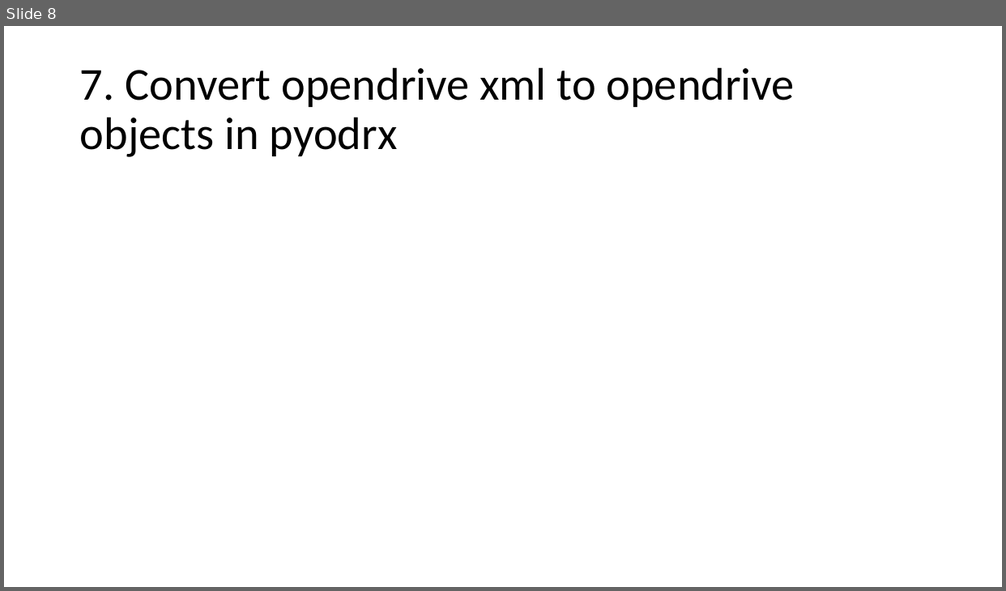
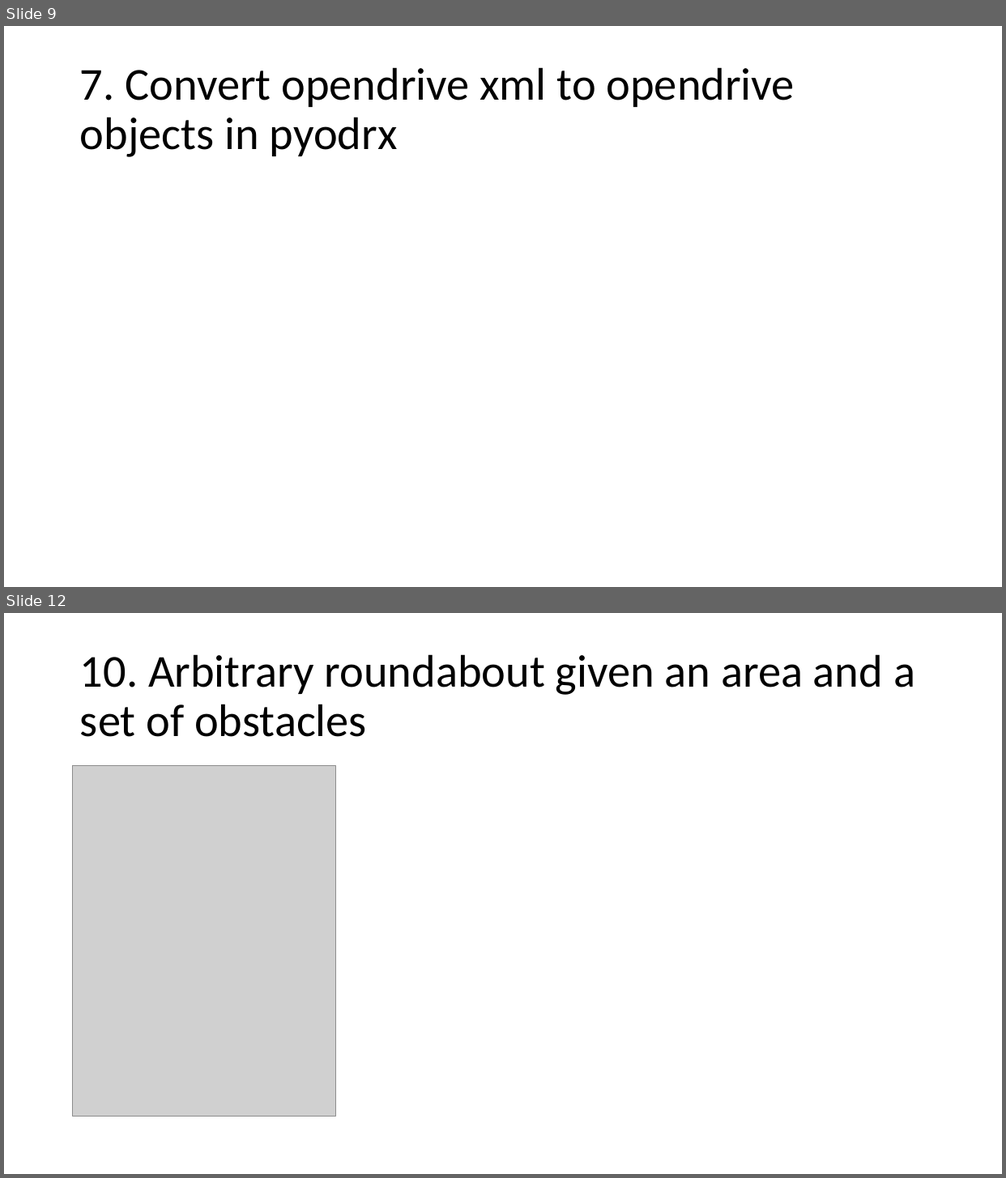
Before and after one commit to AugmentedDesignLab/junction-art, a slide deck: plan/challenges.pptx. Shown one above the other, each under a label of ours: slide 8 before the commit, slides 9 and 12 after it; the slides between them are not shown. The pictures are 1006x591 and 1006x1178 pixels, drawn with LibreOffice and Linux fonts; fonts in the diff are those of the drawing; grey boxes stand for pictures. Boxes give left, top, right and bottom in pixels: in the first picture for what was removed or moved away, otherwise in the second. Text is boxed around its words. In the diff, an @@ line names an element or a change of style, - is before the commit and + after.

```diff
--- a/plan/challenges.pptx
+++ b/plan/challenges.pptx
@@ slide 12 added at bbox=[4, 613, 1002, 1174], background #FFFFFF @@
@@ title added at bbox=[80, 654, 915, 737], 44 pt, text #000000 @@
+10. Arbitrary roundabout given an area and a set of obstacles
@@ picture added at bbox=[73, 766, 335, 1116] @@
@@ what was slide 8 is now slide 9 @@
```
Also in this commit, not shown: 7 slides changed, 2 other slides added.
